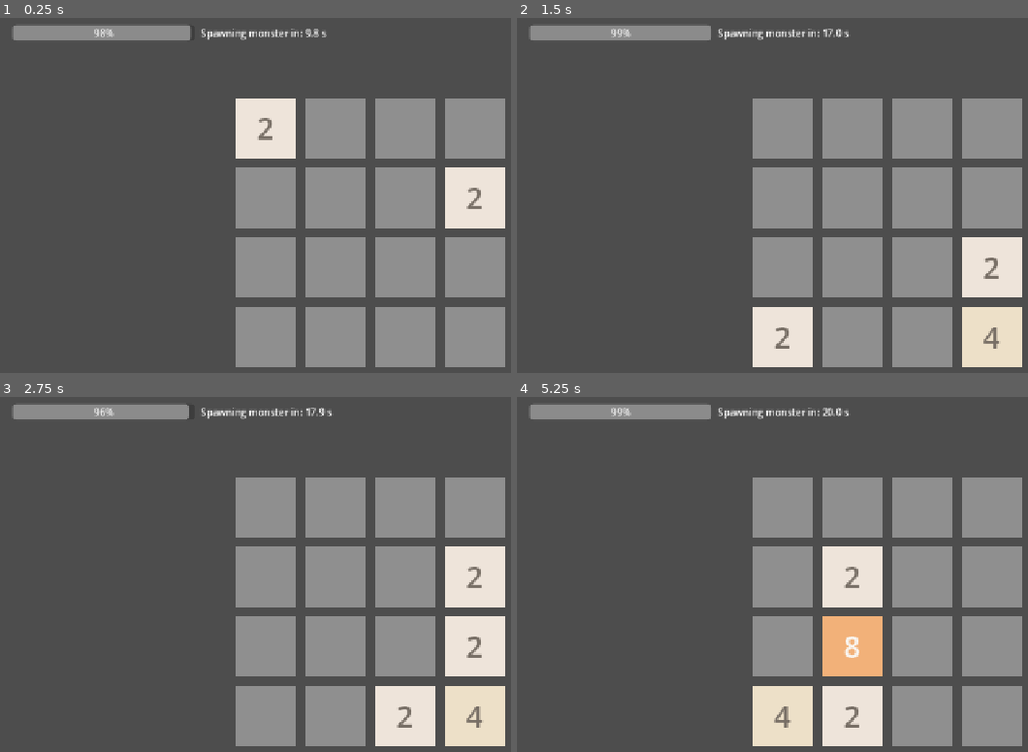
Above: before the commit, frames 1-4 (two rows, left to right).
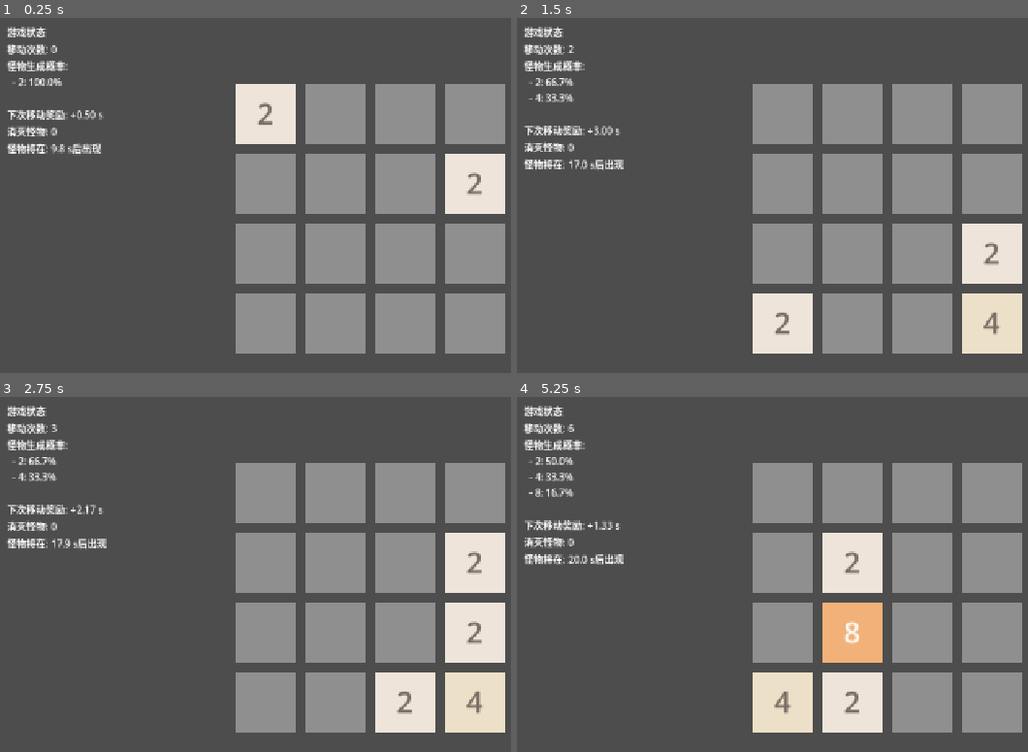
Above: after the commit, the same moments.

Repository: C76GN/2048-all-in-one
Game: Godot game, scene res://scenes/main.tscn
Same seed, same stepped clock (60 frames per second), same inputs: the game is played once before the commit and once after it.
Inputs:
- Up to frame 1 (0.25 s): no input
- Up to frame 2 (1.5 s): hold D (move_right) 0.53-1.28 s; tap Enter at 1.25 s; hold S (move_down) from 1.28 s (still down)
- Up to frame 3 (2.75 s): tap Space at 2 s; release S (move_down) at 2.03 s; hold D (move_right) from 2.03 s (still down)
- Up to frame 4 (5.25 s): tap Enter at 2.75, 4.25 s; release D (move_right) at 2.78 s; hold W (move_up) 2.78-3.53 s; tap Space at 3.5, 5 s; hold A (move_left) 3.53-5.03 s; hold S (move_down) from 5.03 s (still down)

The runs differ from the first frame. In frame 1, 15% of the frame differs, in the area x 1-99%, y 2-99%; in frame 2, 15%; in frame 3, 15%; in frame 4, 16%.

Commit message:
Refactor UI layout and add monster kill tracking
Reorganized main scene UI into left and right panels, replacing VBoxContainer with HBoxContainer. Added new labels for move count, monsters killed, time bonus, and monster spawn probability. Implemented monster_killed signal in game_board.gd and connected it in main.gd to track and display the number of monsters killed. Updated UI refresh logic to show game stats and next monster spawn info.

Diff:
--- a/scenes/main.tscn
+++ b/scenes/main.tscn
@@ -24,41 +24,52 @@
 theme_override_constants/margin_right = 40
 theme_override_constants/margin_bottom = 40
 
-[node name="VBoxContainer" type="VBoxContainer" parent="MarginContainer"]
+[node name="MainLayoutContainer" type="HBoxContainer" parent="MarginContainer"]
 layout_mode = 2
 theme_override_constants/separation = 20
 
-[node name="TopUI" type="HBoxContainer" parent="MarginContainer/VBoxContainer"]
-layout_mode = 2
-size_flags_horizontal = 0
-theme_override_constants/separation = 10
-
-[node name="Spacer" type="Control" parent="MarginContainer/VBoxContainer/TopUI"]
+[node name="LeftPanel" type="VBoxContainer" parent="MarginContainer/MainLayoutContainer"]
 layout_mode = 2
 size_flags_horizontal = 3
 
-[node name="ProgressBar" type="ProgressBar" parent="MarginContainer/VBoxContainer/TopUI"]
+[node name="TitleLabel" type="Label" parent="MarginContainer/MainLayoutContainer/LeftPanel"]
+layout_mode = 2
+text = "游戏状态"
+
+[node name="MoveCountLabel" type="Label" parent="MarginContainer/MainLayoutContainer/LeftPanel"]
 unique_name_in_owner = true
-custom_minimum_size = Vector2(300, 0)
 layout_mode = 2
-size_flags_vertical = 4
-step = 0.1
-value = 50.0
 
-[node name="Label" type="Label" parent="MarginContainer/VBoxContainer/TopUI"]
+[node name="MonsterSpawnLabel" type="Label" parent="MarginContainer/MainLayoutContainer/LeftPanel"]
+unique_name_in_owner = true
+layout_mode = 2
+
+[node name="TimeBonusLabel" type="Label" parent="MarginContainer/MainLayoutContainer/LeftPanel"]
+unique_name_in_owner = true
+layout_mode = 2
+
+[node name="KilledCountLabel" type="Label" parent="MarginContainer/MainLayoutContainer/LeftPanel"]
+unique_name_in_owner = true
+layout_mode = 2
+
+[node name="MonsterTimerLabel" type="Label" parent="MarginContainer/MainLayoutContainer/LeftPanel"]
 unique_name_in_owner = true
 layout_mode = 2
 text = "Spawning monster in..."
 vertical_alignment = 1
 
-[node name="BoardHolder" type="CenterContainer" parent="MarginContainer/VBoxContainer"]
+[node name="BoardHolder" type="CenterContainer" parent="MarginContainer/MainLayoutContainer"]
 layout_mode = 2
 size_flags_horizontal = 4
 size_flags_vertical = 6
 
-[node name="GameBoard" type="Control" parent="MarginContainer/VBoxContainer/BoardHolder"]
+[node name="GameBoard" type="Control" parent="MarginContainer/MainLayoutContainer/BoardHolder"]
 unique_name_in_owner = true
 layout_mode = 2
 script = ExtResource("2_0wfyh")
 
-[node name="BoardContainer" type="Node2D" parent="MarginContainer/VBoxContainer/BoardHolder/GameBoard"]
+[node name="BoardContainer" type="Node2D" parent="MarginContainer/MainLayoutContainer/BoardHolder/GameBoard"]
+
+[node name="RightPanel" type="Control" parent="MarginContainer/MainLayoutContainer"]
+layout_mode = 2
+size_flags_horizontal = 3
--- a/scripts/game_board.gd
+++ b/scripts/game_board.gd
@@ -13,6 +13,8 @@
 signal game_won
 # 当游戏无法再进行下去时发出（棋盘已满且无任何可移动项）。
 signal game_lost
+# 当一个怪物被消灭时发出（无论是战斗胜利还是同归于尽）。
+signal monster_killed
 
 # --- 常量与预加载资源 ---
 
@@ -240,6 +242,7 @@
 					player_tile.setup(int(player_tile.value / monster_tile.value), player_tile.type)
 					merged_line.append(player_tile)
 					monster_tile.queue_free()
+					monster_killed.emit()
 				# 怪物数值大，战斗失败，数值相除。
 				elif player_tile.value < monster_tile.value:
 					monster_tile.setup(int(monster_tile.value / player_tile.value), monster_tile.type)
@@ -249,6 +252,7 @@
 				else:
 					player_tile.queue_free()
 					monster_tile.queue_free()
+					monster_killed.emit()
 				i += 2; continue
 
 		# 如果没有发生合并或战斗，则直接将当前方块加入结果。
--- a/scripts/main.gd
+++ b/scripts/main.gd
@@ -21,13 +21,17 @@
 
 # 使用唯一名称(%)获取节点引用
 @onready var game_board = %GameBoard
-@onready var progress_bar: ProgressBar = %ProgressBar
-@onready var timer_label: Label = %Label
+@onready var monster_timer_label: Label = %MonsterTimerLabel
+@onready var move_count_label: Label = %MoveCountLabel
+@onready var killed_count_label: Label = %KilledCountLabel
+@onready var time_bonus_label: Label = %TimeBonusLabel
+@onready var monster_spawn_label: Label = %MonsterSpawnLabel
 
 # --- 状态变量 ---
 
 # 记录玩家的总移动次数，用于计算时间奖励。
 var move_count: int = 0
+var monsters_killed: int = 0
 # 怪物生成计时器对象。
 var monster_spawn_timer: Timer
 
@@ -39,17 +43,18 @@
 	game_board.move_made.connect(_on_game_board_move_made)
 	game_board.game_won.connect(_on_game_won)
 	game_board.game_lost.connect(_on_game_lost)
+	game_board.monster_killed.connect(_on_monster_killed)
 
 	# 初始化并启动怪物生成计时器。
 	_setup_monster_timer()
+	# 游戏开始时，初始化一次所有UI显示
+	_update_stats_display()
 
 # Godot生命周期函数：每帧调用。
 func _process(_delta: float) -> void:
 	# 此处负责实时更新UI元素，以反映计时器的当前状态。
 	if monster_spawn_timer != null and monster_spawn_timer.time_left > 0:
-		progress_bar.max_value = monster_spawn_timer.wait_time
-		progress_bar.value = monster_spawn_timer.time_left
-		timer_label.text = "Spawning monster in: %.1f s" % monster_spawn_timer.time_left
+		monster_timer_label.text = "怪物将在: %.1f s后出现" % monster_spawn_timer.time_left
 
 # Godot输入处理函数：当有未被处理的输入事件时调用。
 func _unhandled_input(event: InputEvent) -> void:
@@ -141,15 +146,63 @@
 	var time_to_add = MIN_TIME_BONUS + TIME_BONUS_DECAY_FACTOR / move_count
 	# 在计时器剩余时间的基础上增加奖励时间，并重新启动。
 	monster_spawn_timer.start(monster_spawn_timer.time_left + time_to_add)
+	# 移动成功后，刷新整个UI面板
+	_update_stats_display()
 
 ## 当 GameBoard 发出 `game_won` 信号时被调用。
 func _on_game_won() -> void:
-	timer_label.text = "YOU WIN!"
+	monster_timer_label.text = "你赢了!"
 	# 暂停整个游戏的场景树。
 	get_tree().paused = true
 
 ## 当 GameBoard 发出 `game_lost` 信号时被调用。
 func _on_game_lost() -> void:
-	timer_label.text = "GAME OVER!"
+	monster_timer_label.text = "游戏结束!"
 	# 暂停整个游戏的场景树。
 	get_tree().paused = true
+
+func _on_monster_killed() -> void:
+	monsters_killed += 1
+
+# --- UI 更新 ---
+
+## 统一更新左侧所有数据标签的显示内容。
+func _update_stats_display() -> void:
+	# 1. 更新移动次数
+	move_count_label.text = "移动次数: %d" % move_count
+
+	# 2. 更新消灭怪物数量
+	killed_count_label.text = "消灭怪物: %d" % monsters_killed
+
+	# 3. 更新下一次移动奖励时间
+	# (为了避免除以0，当 move_count 为0时，我们按第一次来计算)
+	var next_move_bonus = MIN_TIME_BONUS
+	if move_count > 0:
+		next_move_bonus += TIME_BONUS_DECAY_FACTOR / move_count
+	time_bonus_label.text = "下次移动奖励: +%.2f s" % next_move_bonus
+
+	# 4. 更新怪物生成概率
+	var spawn_info_text = "怪物生成概率:\n"
+	var max_player_value = game_board.get_max_player_value()
+	if max_player_value <= 0:
+		spawn_info_text += "  - 2: 100%"
+	else:
+		var k = int(log(max_player_value) / log(2))
+		if k < 1: k = 1
+
+		var weights = []
+		var possible_values = []
+		var total_weight = 0
+		for i in range(1, k + 1):
+			var value = pow(2, i)
+			var weight = k - i + 1
+			possible_values.append(value)
+			weights.append(weight)
+			total_weight += weight
+
+		if total_weight > 0:
+			for i in range(weights.size()):
+				var percentage = (float(weights[i]) / total_weight) * 100
+				spawn_info_text += "  - %d: %.1f%%\n" % [possible_values[i], percentage]
+
+	monster_spawn_label.text = spawn_info_text
Not shown, changed: icon.svg.import
